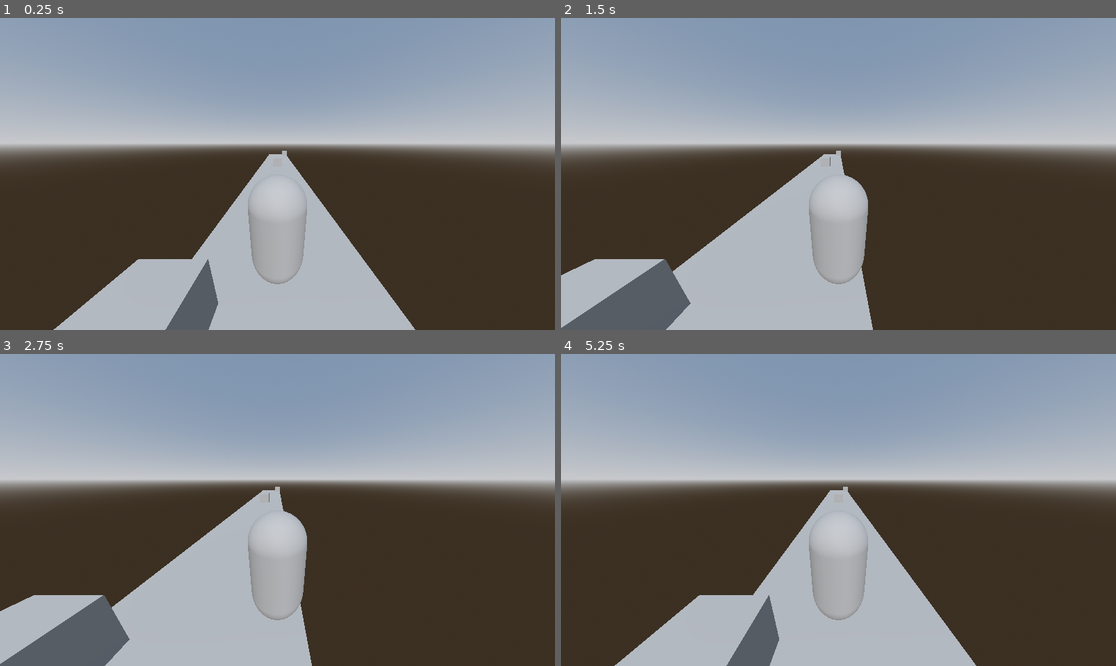
Above: before the commit, frames 1-4 (two rows, left to right).
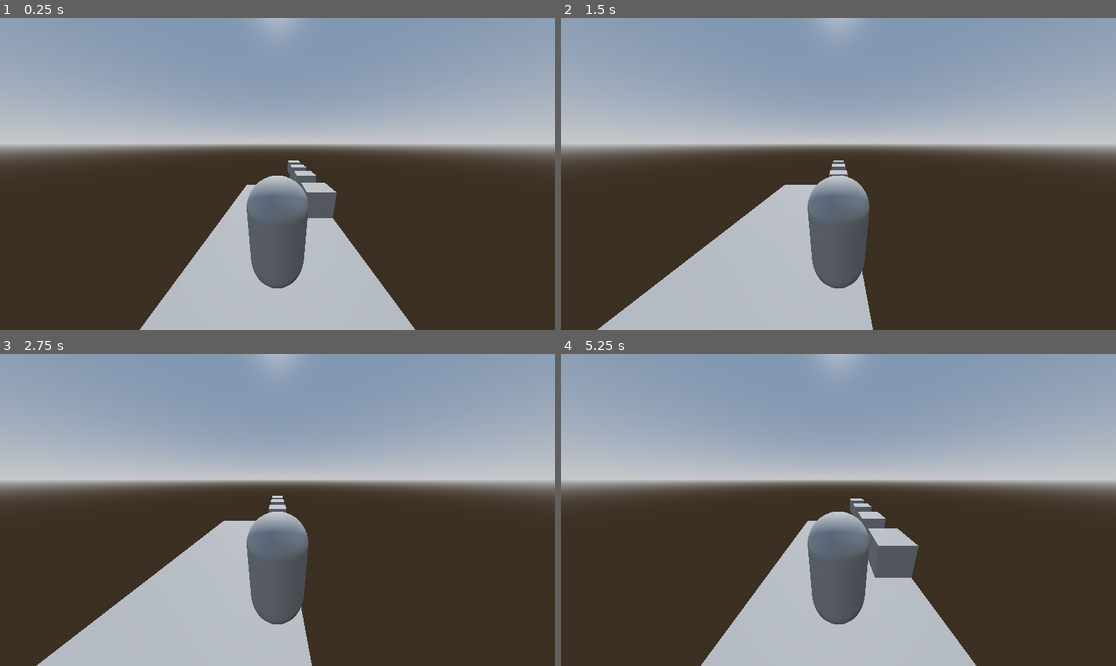
Above: after the commit, the same moments.

Repository: Alexxx180/Kazan-Tick
Game: Godot game, scene res://assets/scenes/levels/kazan.tscn
Same seed, same stepped clock (60 frames per second), same inputs: the game is played once before the commit and once after it.
Inputs:
- Up to frame 1 (0.25 s): no input
- Up to frame 2 (1.5 s): hold Right (right) 0.53-1.28 s; tap Space (jump) at 0.77 s; hold Down (down) from 1.28 s (still down)
- Up to frame 3 (2.75 s): tap Space (jump) at 1.52 s; release Down (down) at 2.03 s; hold Right (right) from 2.03 s (still down)
- Up to frame 4 (5.25 s): release Right (right) at 2.78 s; hold Up (up) 2.78-3.53 s; tap Space (jump) at 3.02, 3.77, 4.52 s; hold Left (left) 3.53-5.03 s; hold Down (down) from 5.03 s (still down)

The runs differ from the first frame. In frame 1, 8.5% of the frame differs, in the area x 9-74%, y 0-100%; in frame 2, 8.5%; in frame 3, 8.5%; in frame 4, 9.2%.
Error before the commit: Out of bounds get index '0' (on base: 'Array[MeshInstance3D]') (res://assets/scripts/controllers/terrain.gd:46)

Commit message:
Fixed terrain controller mesh instance node type problem

Diff:
--- a/assets/scenes/actors/hero.tscn
+++ b/assets/scenes/actors/hero.tscn
@@ -15,5 +15,5 @@
 mesh = ExtResource("2_e3ejg")
 
 [node name="vision" type="Camera3D" parent="."]
-transform = Transform3D(1, 0, 0, 0, 0.962498, 0.271289, 0, -0.271289, 0.962498, 0, 1.503, 1.68361)
+transform = Transform3D(-1, 2.36566e-08, -8.41612e-08, 0, 0.962692, 0.2706, 8.74228e-08, 0.2706, -0.962692, 0, 1.503, -1.62716)
 fov = 110.0
--- a/assets/scenes/levels/kazan.tscn
+++ b/assets/scenes/levels/kazan.tscn
@@ -35,15 +35,16 @@
 transform = Transform3D(1, 0, 0, 0, 1, 0, 0, 0, 1, 0, 1.1, -10)
 
 [node name="left" type="Marker3D" parent="track/paths"]
-transform = Transform3D(1, 0, 0, 0, 1, 0, 0, 0, 1, 1.5, 0, 0)
+transform = Transform3D(1, 0, 0, 0, 1, 0, 0, 0, 1, -1.5, 0, 0)
 
 [node name="middle" type="Marker3D" parent="track/paths"]
 
 [node name="right" type="Marker3D" parent="track/paths"]
-transform = Transform3D(1, 0, 0, 0, 1, 0, 0, 0, 1, -1.5, 0, 0)
+transform = Transform3D(1, 0, 0, 0, 1, 0, 0, 0, 1, 1.5, 0, 0)
 
 [node name="area" parent="track" instance=ExtResource("2_h8yh6")]
 visible = false
 
 [node name="terrain" parent="track" instance=ExtResource("3_4gayw")]
+terrain_velocity = 3.0
 terrain_blocks_path = "res://assets/scenes/actors/blocks/areas/left/middle/right"
--- a/assets/scripts/controllers/terrain.gd
+++ b/assets/scripts/controllers/terrain.gd
@@ -10,7 +10,7 @@
 ## Holds the catalog of loaded terrain block scenes
 var TerrainBlocks: Array = []
 ## The set of terrain blocks which are currently rendered to viewport
-var terrain_belt: Array[MeshInstance3D] = []
+var terrain_belt: Array[Node3D] = []
 @export var terrain_velocity: float = 10.0
 ## The number of blocks to keep rendered to the viewport
 @export var num_terrain_blocks = 4
@@ -42,8 +42,10 @@
 
 		if block_index == 0:
 			block.position.z = _get_mesh_center(block)
+			print("true")
 		else:
 			_append_to_far_edge(terrain_belt[block_index - 1], block)
+			print("false")
 		add_child(block)
 		terrain_belt.append(block)
 
@@ -63,12 +65,12 @@
 		first_terrain.queue_free()
 
 
-func _append_to_far_edge(target_block: MeshInstance3D, appending_block: MeshInstance3D) -> void:
+func _append_to_far_edge(target_block: Node3D, appending_block: Node3D) -> void:
 	appending_block.position.z = target_block.position.z - _get_mesh_center(target_block) - _get_mesh_center(appending_block)
 
 
 func _load_terrain_scenes(target_path: String) -> void:
 	var dir = DirAccess.open(target_path)
 	for scene_path in dir.get_files():
-		print("Loading terrian block scene: " + target_path + "/" + scene_path)
+		print("Loading terrain block scene: " + target_path + "/" + scene_path)
 		TerrainBlocks.append(load(target_path + "/" + scene_path))
